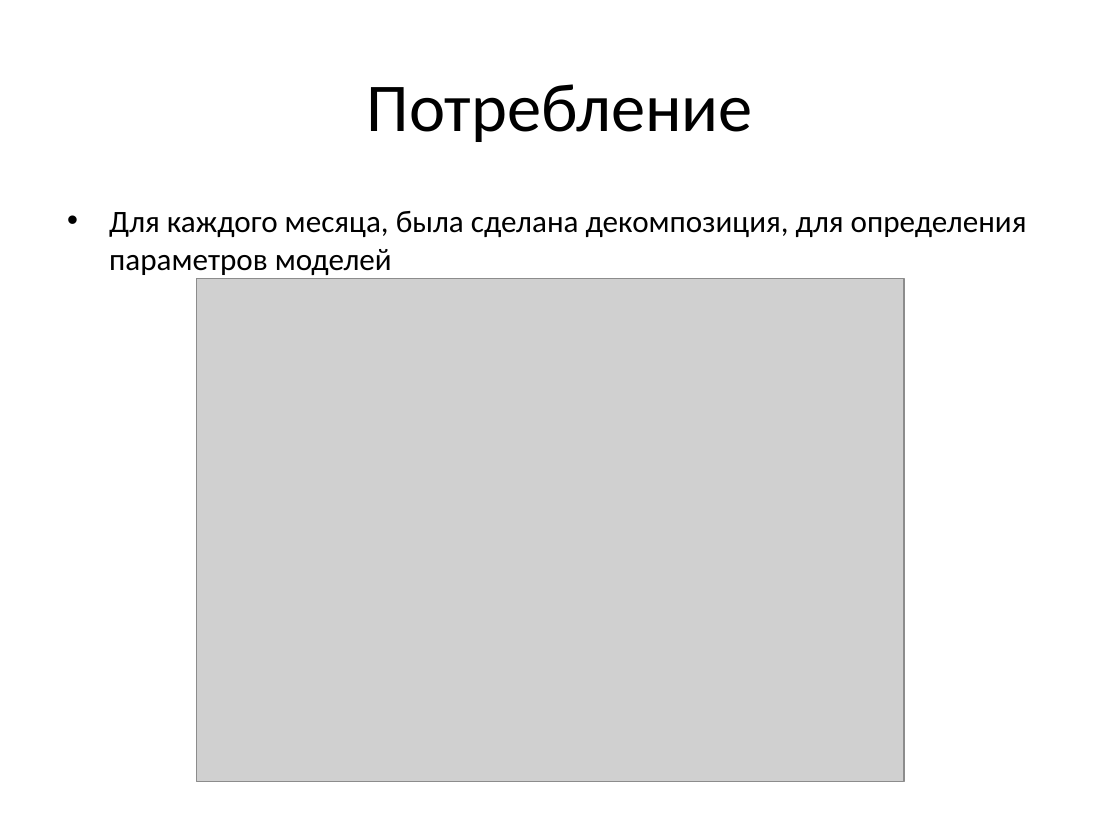
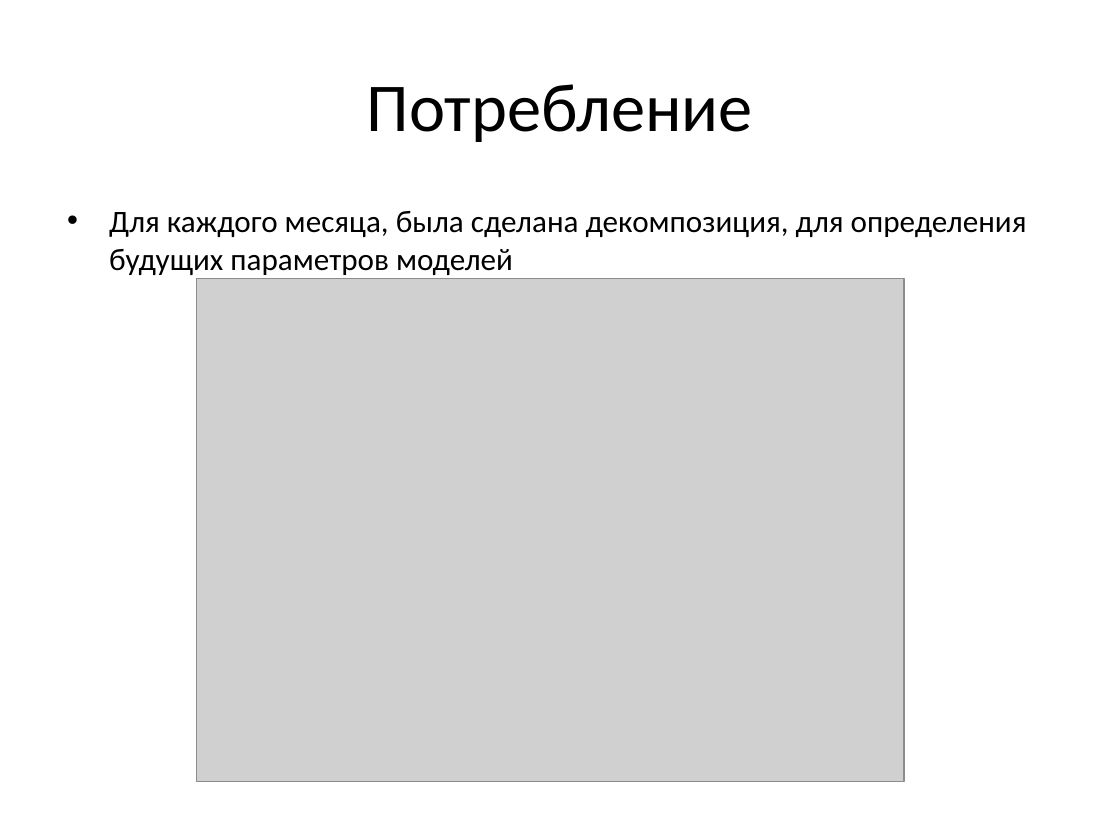
Before and after one commit to Drilyazenh/ML_AI, a slide deck: slide 7 of Time series analysis/StudConsumption/Cur/Untitled Folder/Презентация/Презентация Microsoft PowerPoint.pptx. Drawn at 1120x840 pixels with LibreOffice and Linux fonts; fonts in the diff are those of the drawing; grey boxes stand for pictures. Boxes give left, top, right and bottom in pixels: in the first picture for what was removed or moved away, otherwise in the second. Text is boxed around its words. In the diff, an @@ line names an element or a change of style, - is before the commit and + after.

```diff
--- a/Time series analysis/StudConsumption/Cur/Untitled Folder/Презентация/Презентация Microsoft PowerPoint.pptx
+++ b/Time series analysis/StudConsumption/Cur/Untitled Folder/Презентация/Презентация Microsoft PowerPoint.pptx
@@ text at (109, 211, 1027, 275): text changed @@
-• Для каждого месяца, была сделана декомпозиция, для определения параметров моделей
+• Для каждого месяца, была сделана декомпозиция, для определения будущих параметров моделей
```
Also in this commit, not shown: 2 other slides changed, 1 other file.
